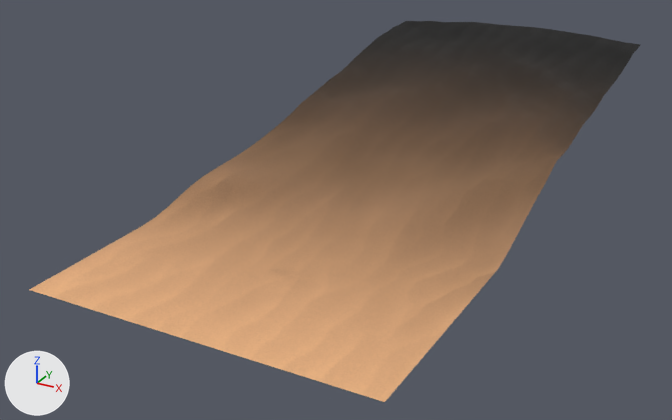
Two versions of the glTF model public/landscapes/map_0.gltf, one commit apart.
Both versions are drawn from a 50 mm camera at (11.1, -17.2, 10.0) aimed at (-1.2, 5.2, -1.2). Every picture has the same lights, and +X, +Y and +Z are marked at lower left. Where no turn or scale is listed for an object, it has been applied to the vertices.

The first picture shows 'landscape1'.
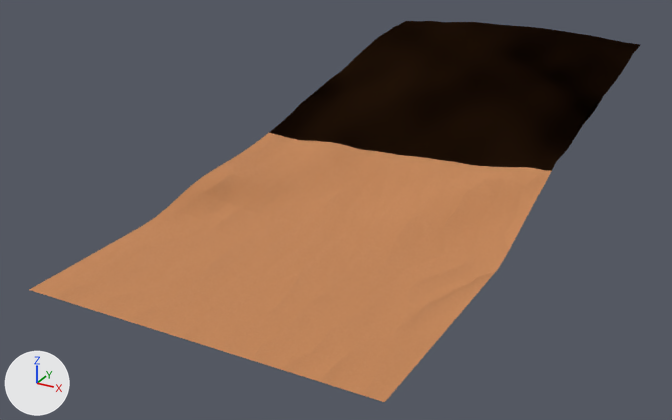
The change, as a list of edits to the scene's bpy script:
```text
Add img_terrain1_normal_1:
    img_terrain1_normal_1 = load_image('terrain1_normal_1', '_unpacked/terrain1_normal_1', 2048, 2048, 'Non-Color')
Change mat_texture6:
    where n0 = _N.new('ShaderNodeBsdfPrincipled'); n0.name = 'Principled BSDF'
    add n0.inputs[0].default_value = (0.567, 0.24, 0.0917, 1.0)  # 'Base Color', orange #c68655
    remove n2 = _N.new('ShaderNodeTexImage'); n2.name = 'Image Texture'
    remove n2.image = img_terrain1_color1
    remove n4 = _N.new('ShaderNodeTexImage'); n4.name = 'Image Texture.001'
    remove n4.image = img_terrain1_normal1
    add n2 = _N.new('ShaderNodeTexImage'); n2.name = 'Image Texture'
    add n2.image = img_terrain1_normal_1
    remove _L.new(n2.outputs[0], n0.inputs[0])  # 'Color' to 'Base Color'
    where n3 = _N.new('ShaderNodeNormalMap'); n3.name = 'Normal Map'
    remove _L.new(n4.outputs[0], n3.inputs[1])  # 'Color' to 'Color'
    add _L.new(n2.outputs[0], n3.inputs[1])  # 'Color' to 'Color'
```

Boxes [x1, y1, x2, y2] around the edits, measured in the pictures (672 x 420 px):
'landscape1', surface changed (brown to orange): [29, 21, 640, 402] in both
